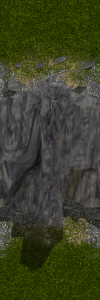
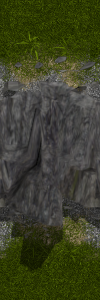
Layer changes from the first (100, 300) image to the second:
added layer "Grass 0.1" above "Grass 0.05" over [13, 29, 84, 272]
